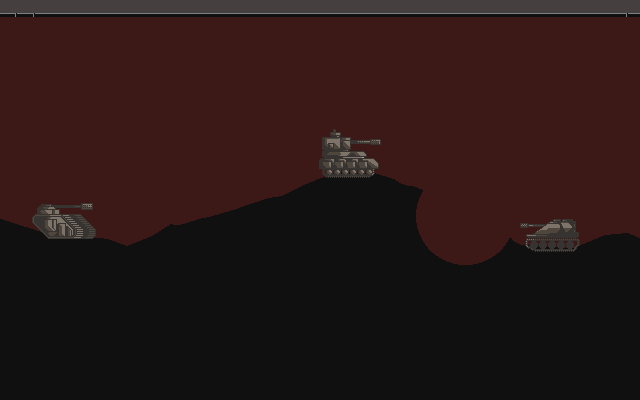
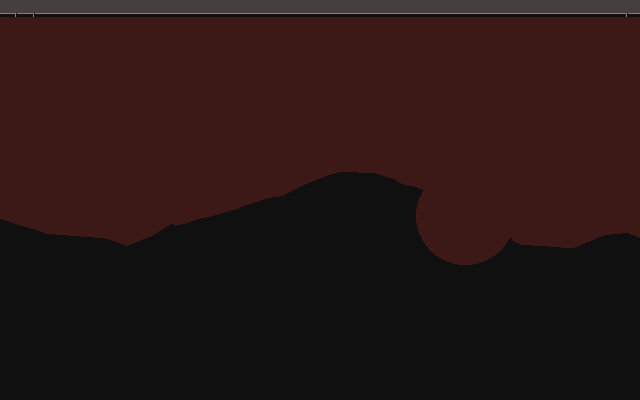
Layer changes from the first 640×400 image to the second:
removed layer "tanks" over [32, 129, 580, 252]
